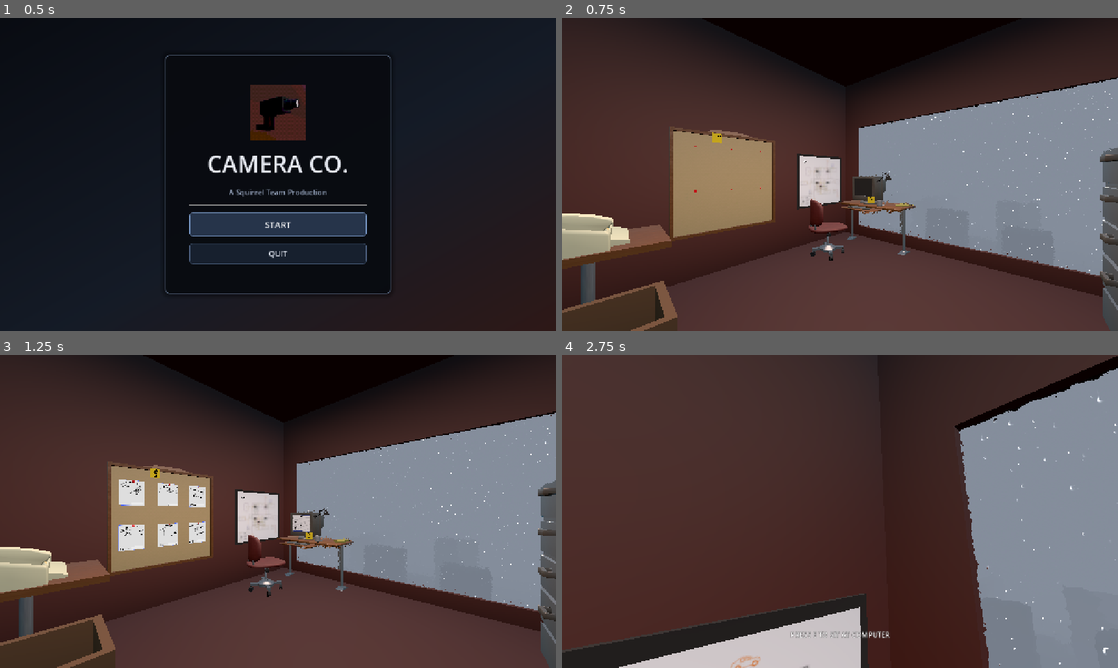
Above: before the commit, frames 1-4 (two rows, left to right).
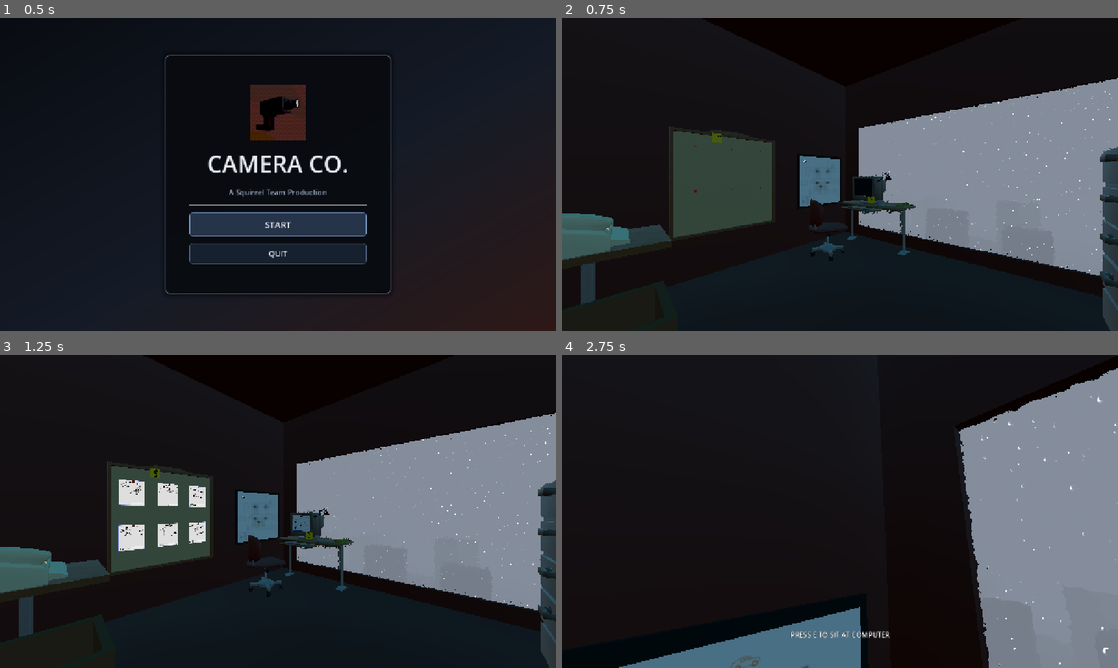
Above: after the commit, the same moments.

Repository: Ciph3rzer0/brackeys-2026.2-trust-no-one
Game: Godot game, scene res://ui/StartMenu.tscn
The game is run twice, just before and just after one commit, with the same random seed, the same clock (stepped at 60 frames per second) and the same inputs.
Inputs (mouse positions are in pixels of both pictures, inside the frame that each line leads up to):
- Up to frame 1 (0.5 s): no input
- Up to frame 2 (0.75 s): click "START" at 0.5 s
- Up to frame 3 (1.25 s): no input
- Up to frame 4 (2.75 s): tap Enter at 1.25 s; move the mouse to (867, 511) at 1.27 s; hold E (pc_interact) 1.28-2.03 s; hold W (pc_forward) from 1.28 s (still down); click (867, 511) at 1.42 s; tap Space at 1.52, 2.27 s; move the mouse to (812, 511) at 2.02 s; tap E (pc_interact) at 2.1 s; click (812, 511) at 2.17 s

Frame 1 is identical in both runs. In frame 2, 65% of the frame differs, in the area x 0-100%, y 0-100%; in frame 3, 64%; in frame 4, 76%.

Commit message:
room light off default; visual cue when changed

Diff:
--- a/scenes/office.tscn
+++ b/scenes/office.tscn
@@ -246,6 +246,7 @@
 
 [node name="roomLight" type="AreaLight3D" parent="." unique_id=378018363]
 transform = Transform3D(1, 0, 0, 0, -4.371139e-08, 1, 0, -1, -4.371139e-08, 1.060077, 7.32155, -0.91183126)
+visible = false
 light_color = Color(0.9999996, 0.8725206, 0.8106262, 1)
 light_energy = 10.0
 light_size = 0.123
--- a/scripts/light_switch.gd
+++ b/scripts/light_switch.gd
@@ -1,8 +1,21 @@
 extends Node3D
 
 @export var room_light_path := NodePath("../roomLight")
+@export var off_glow_color := Color(0.225, 0.6, 0.56)
+@export_range(0.0, 2.0, 0.05) var off_glow_energy := 0.35
 
 @onready var click_sound: AudioStreamPlayer3D = $ClickSound
+@onready var switch_mesh: MeshInstance3D = $SwitchMesh
+
+var _switch_material: StandardMaterial3D
+
+
+func _ready() -> void:
+	var source_material := switch_mesh.get_active_material(0) as StandardMaterial3D
+	if source_material:
+		_switch_material = source_material.duplicate() as StandardMaterial3D
+		switch_mesh.set_surface_override_material(0, _switch_material)
+	_update_switch_glow()
 
 
 func can_interact(_player: Player) -> bool:
@@ -22,8 +35,19 @@
 		return
 
 	room_light.visible = !room_light.visible
+	_update_switch_glow()
 	click_sound.play()
 
 
 func _get_room_light() -> Light3D:
 	return get_node_or_null(room_light_path) as Light3D
+
+
+func _update_switch_glow() -> void:
+	if !_switch_material:
+		return
+
+	var room_light := _get_room_light()
+	_switch_material.emission_enabled = room_light != null and !room_light.visible
+	_switch_material.emission = off_glow_color
+	_switch_material.emission_energy_multiplier = off_glow_energy
